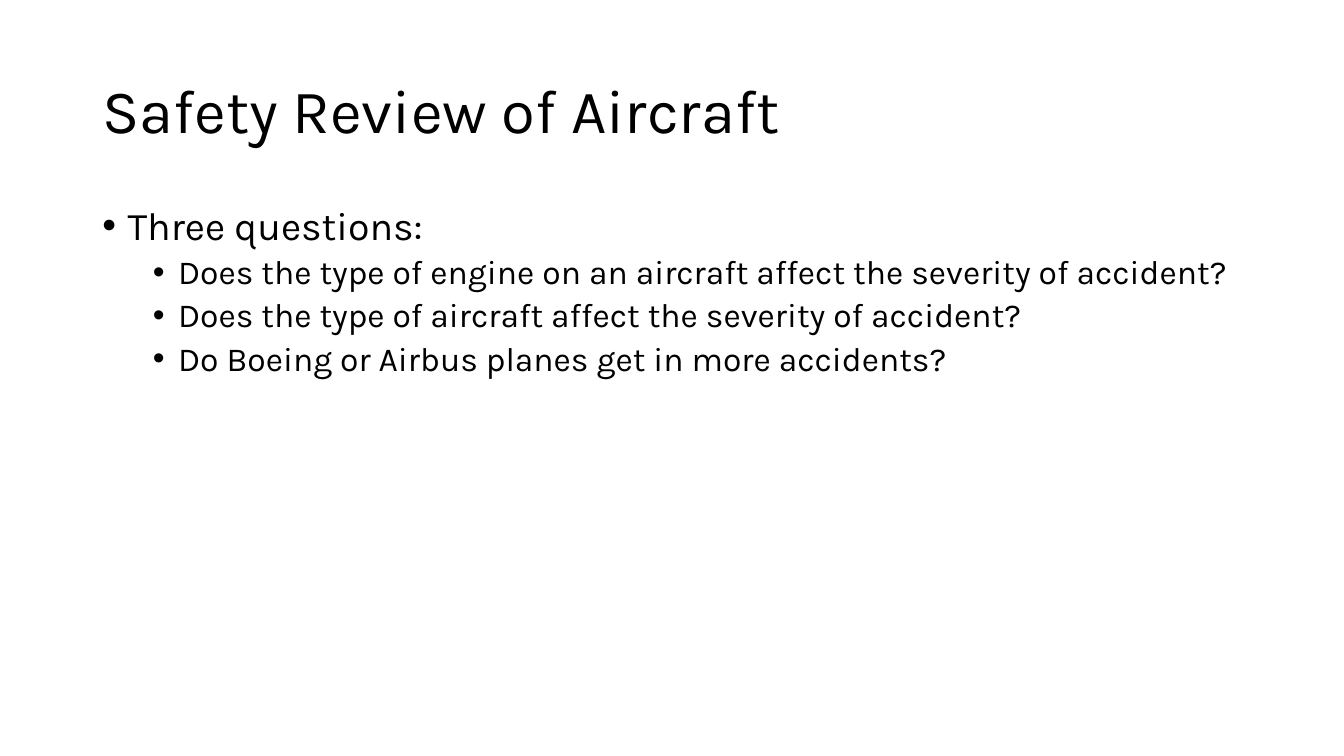
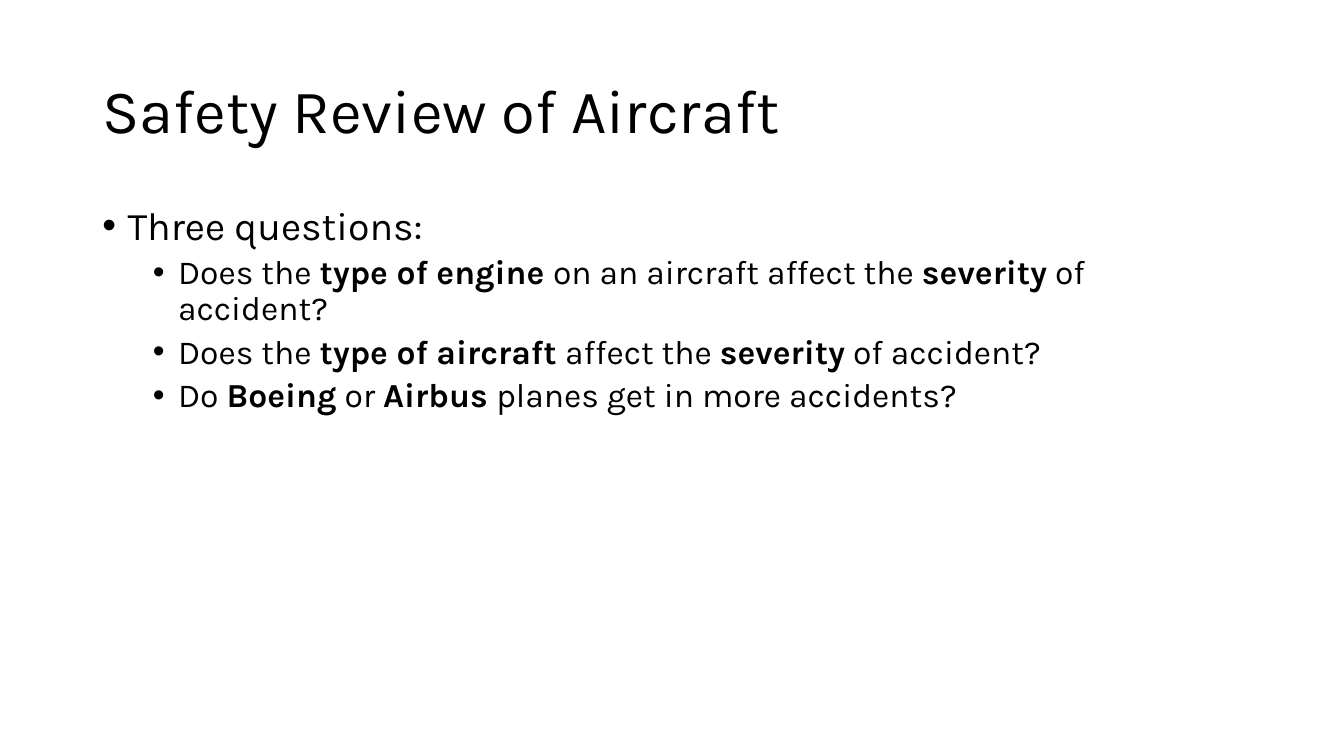
Before and after one commit to jgoett2/AirplaneRecommendations, a slide deck: slide 3 of Presentation.pptx. Drawn at 1344x756 pixels with LibreOffice and Linux fonts; fonts in the diff are those of the drawing. Boxes give left, top, right and bottom in pixels: in the first picture for what was removed or moved away, otherwise in the second. Text is boxed around its words. In the diff, an @@ line names an element or a change of style, - is before the commit and + after.

```diff
--- a/Presentation.pptx
+++ b/Presentation.pptx
@@ text at (178,260,1085,416): bold on in "type of engine severity", "type of aircraft severity", "Boeing Airbus" @@
```
Also in this commit, not shown: 3 other slides changed, 3 other files.
